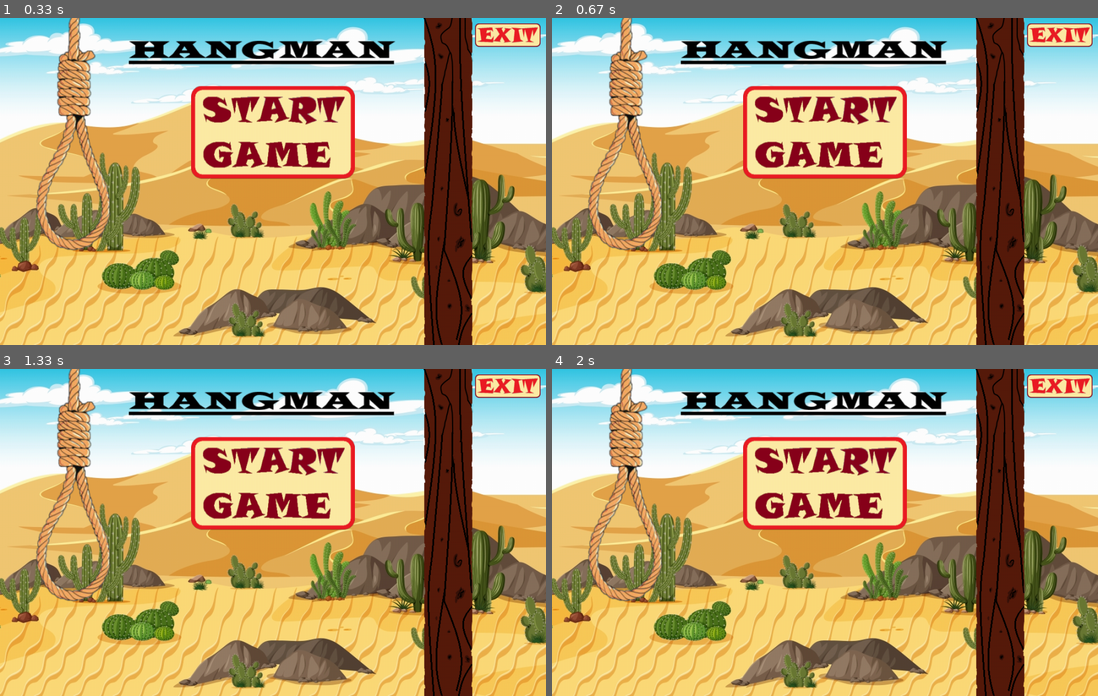
Above: before the commit, frames 1-4 (two rows, left to right).
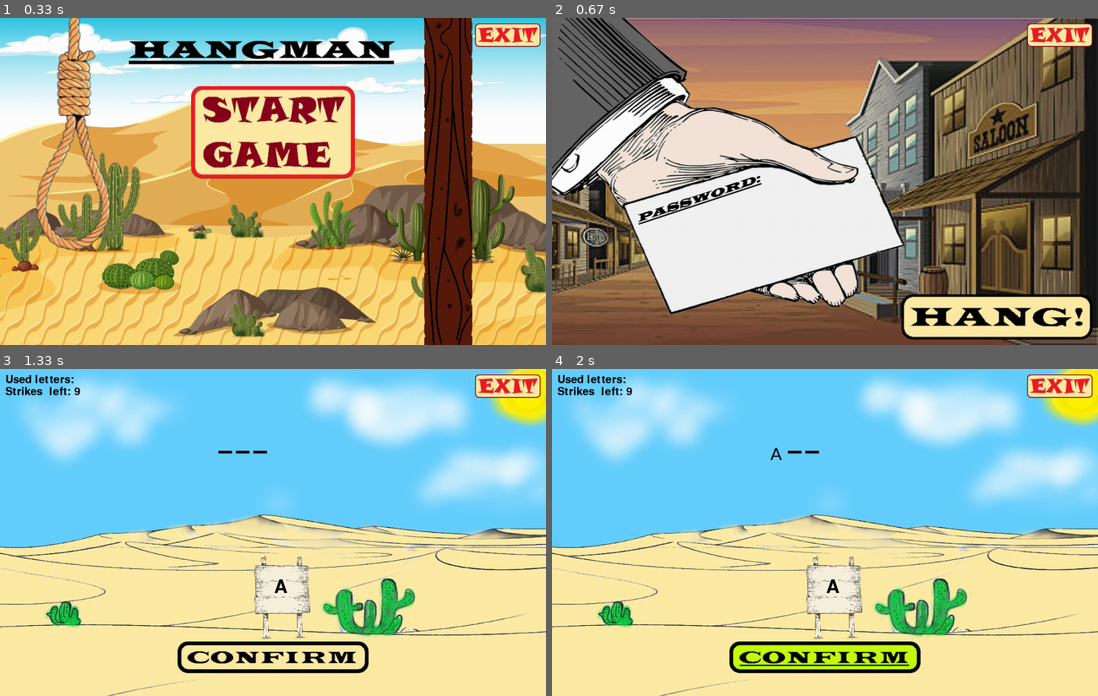
Above: after the commit, the same moments.

Repository: lefcho/Pygame
Game: pygame game, started from Hangman/hangman.py
Same seed, same stepped clock (60 frames per second), same inputs: the game is played once before the commit and once after it.
Inputs (mouse positions are in pixels of both pictures, inside the frame that each line leads up to):
- Up to frame 1 (0.33 s): no input
- Up to frame 2 (0.67 s): tap Enter at 0.33 s
- Up to frame 3 (1.33 s): type "ann" at 0.67 s; tap Enter at 1 s; type "a" at 1.22 s
- Up to frame 4 (2 s): tap Enter at 1.35 s; click (825, 656) at 1.82 s

Frame 1 is identical in both runs. In frame 2, 97% of the frame differs, in the area x 0-100%, y 0-100%; in frame 3, 96%; in frame 4, 96%.

Commit message:
ALMOST DONE 2

Diff:
--- a/Hangman/button.py
+++ b/Hangman/button.py
@@ -1,4 +1,5 @@
 import pygame
+pygame.init()
 
 
 class Button:
--- a/Hangman/hangman.py
+++ b/Hangman/hangman.py
@@ -1,6 +1,7 @@
 import pygame
 import os
 import button
+import sys
 
 pygame.init()
 pygame.mixer.init()
@@ -12,11 +13,9 @@
 FONT_SIZE = 30
 FONT = pygame.font.SysFont('widelatin', FONT_SIZE)
 GUESS_FONT = pygame.font.SysFont("widelatin", FONT_SIZE + 20)
+WINNER_FONT = pygame.font.SysFont("widelatin", FONT_SIZE + 15)
 ANSWER_FONT = pygame.font.SysFont("calibri", FONT_SIZE + 5)
-END_MESSAGE_BG_HEIGHT = 250
-END_MESSAGE_BG_WIDTH = 500
-END_MESSAGE_BACKGROUND = (pygame.Rect
-                          (SCREEN_WIDTH / 2, SCREEN_HEIGHT / 2 - END_MESSAGE_BG_HEIGHT / 2, END_MESSAGE_BG_WIDTH, END_MESSAGE_BG_HEIGHT))
+SMALL_FONT = pygame.font.SysFont("widelatin", FONT_SIZE - 5)
 
 EXIT_BUTTON_W = 120
 EXIT_BUTTON_H = 43
@@ -28,6 +27,8 @@
 LETTER_HOLDER_H = 5
 CONFIRM_BUTTON_W = 350
 CONFIRM_BUTTON_H = 58
+END_MESSAGE_BG_HEIGHT = 286
+END_MESSAGE_BG_WIDTH = 500
 
 BLACK = (0, 0, 0)
 GREEN = (82, 209, 50)
@@ -45,7 +46,9 @@
 HANG_IMG_SELECTED = pygame.image.load(os.path.join('Pictures', 'Hang_button - selected.png'))
 CONFIRM_IMG_UNSELECTED = pygame.image.load(os.path.join('Pictures', 'confirm_unselected.png'))
 CONFIRM_IMG_SELECTED = pygame.image.load(os.path.join('Pictures', 'confirm_selected.png'))
-
+RESTART_IMG_UNSELECTED = pygame.image.load(os.path.join('Pictures', 'restart_img_unselected.png'))
+RESTART_IMG_SELECTED = pygame.image.load(os.path.join('Pictures', 'restart_img_selected.png'))
+WOODEN_SIGN_IMG = pygame.image.load(os.path.join('Pictures', 'Wooden Sign.png'))
 
 HANGMAN_STAGE_1 = pygame.image.load(os.path.join('Pictures', 'hangman_stage_1.png'))
 HANGMAN_STAGE_2 = pygame.image.load(os.path.join('Pictures', 'hangman_stage_2.png'))
@@ -56,6 +59,14 @@
 HANGMAN_STAGE_7 = pygame.image.load(os.path.join('Pictures', 'hangman_stage_7.png'))
 HANGMAN_STAGE_8 = pygame.image.load(os.path.join('Pictures', 'hangman_stage_8.png'))
 HANGMAN_STAGE_FINAL = pygame.image.load(os.path.join('Pictures', 'hangman_dead.png'))
+
+START_SOUND = pygame.mixer.Sound(os.path.join('Sounds', 'revolver_cock.mp3'))
+FIRE_SOUND = pygame.mixer.Sound(os.path.join('Sounds', 'shotgun-firing.mp3'))
+TYPE_SOUND = pygame.mixer.Sound(os.path.join('Sounds', 'type-writing-single.mp3'))
+BELL_SOUND = pygame.mixer.Sound(os.path.join('Sounds', 'church_bell.mp3'))
+HAMMERING_SOUND = pygame.mixer.Sound(os.path.join('Sounds', 'hammering-nail.mp3'))
+ROPE_SOUND = pygame.mixer.Sound(os.path.join('Sounds', 'rope-sound.mp3'))
+DING_SOUND = pygame.mixer.Sound(os.path.join('Sounds', 'ding-sound.mp3'))
 
 start_button = (button.Button
                 (SCREEN_WIDTH / 2 - START_BUTTON_W / 2, SCREEN_HEIGHT / 2 - START_BUTTON_H / 2 - 90,
@@ -68,9 +79,10 @@
 confirm_button = (button.Button
                   (SCREEN_WIDTH / 2 - CONFIRM_BUTTON_W / 2, 500,
                    CONFIRM_IMG_UNSELECTED, CONFIRM_IMG_SELECTED))
-
-
-def track_answers(password, guess, list_of_holders, used_letters_list, initiate):
+restart_button = button.Button(SCREEN_WIDTH / 2 - RESTART_IMG_SELECTED.get_width() / 2, 500, RESTART_IMG_UNSELECTED, RESTART_IMG_SELECTED)
+
+
+def track_answers(password, guess, list_of_holders, used_letters_list, initiate, stage):
     x_position = 400
     list_of_matches = []
     password_list = []
@@ -85,21 +97,25 @@
             list_of_holders.append(let_hold)
 
     if guess in password_list:
+        DING_SOUND.play()
         for char in password_list:
             if char == guess:
                 list_of_matches.append(password_list.index(char))
                 current_index = password_list.index(char)
                 password_list[current_index] = " "
-                # print(list_of_matches)
         for index in list_of_matches:
             lst_letter_and_x = [guess]
             current_x_pos = list_of_holders[index][0]
             lst_letter_and_x.append(current_x_pos)
             list_of_holders[index] = lst_letter_and_x
+    elif guess:
+        stage -= 1
+        if stage == 8 or stage == 7:
+            HAMMERING_SOUND.play()
+        elif 0 <= stage < 7:
+            ROPE_SOUND.play()
 
     for let_holder in list_of_holders:
-        # print(let_holder)
-        # print(list_of_holders)
         if isinstance(let_holder[0], str):
             pass
             letter = ANSWER_FONT.render(let_holder[0], True, BLACK)
@@ -110,7 +126,7 @@
 
     initiate = True
     guess = ''
-    return initiate, guess, used_letters_list, current_answer
+    return initiate, guess, used_letters_list, current_answer, stage
 
 
 def draw_used_letters(used_letters, password, font, color, x, y):
@@ -170,8 +186,8 @@
 
 
 def draw_winner(text):
-    draw_text = GUESS_FONT.render(text, 1, GREEN)
-    pygame.draw.rect(screen, BLACK, END_MESSAGE_BACKGROUND)
+    draw_text = WINNER_FONT.render(text, 1, BLACK)
+    screen.blit(WOODEN_SIGN_IMG, (SCREEN_WIDTH - END_MESSAGE_BG_WIDTH, 165))
     screen.blit(draw_text, (SCREEN_WIDTH - END_MESSAGE_BG_WIDTH + (END_MESSAGE_BG_WIDTH - draw_text.get_width()) / 2,
                             SCREEN_HEIGHT / 2 - draw_text.get_height() / 2 - 60))
 
@@ -190,6 +206,7 @@
     current_answer = ''
     list_of_holders = []
     used_letters_list = []
+    stage = 9
     initiate = False
     while run:
         clock.tick(FPS)
@@ -197,26 +214,30 @@
             screen.blit(TITLE_BACKGROUND, (0, 0))
 
             if start_button.draw(screen):
+                START_SOUND.play()
                 entering_password = True
                 welcome_screen = False
 
             if exit_button.draw(screen):
                 run = False
+                sys.exit()
 
         if entering_password:
             screen.blit(PASSWORD_BACKGROUND, (0, 0))
             draw_entering_password(password, FONT, BLACK, 380, 400)
             if exit_button.draw(screen):
                 run = False
+                sys.exit()
 
             if hang_button.draw(screen) and password:
+                FIRE_SOUND.play()
                 hanging_time = True
                 entering_password = False
 
         if hanging_time:
             screen.blit(DESERT_BACKGROUND, (0, 0))
-            initiate, confirmed_guess, used_letters_list, current_answer = (track_answers
-                                                                            (password, confirmed_guess, list_of_holders, used_letters_list, initiate))
+            initiate, confirmed_guess, used_letters_list, current_answer, stage =\
+                (track_answers(password, confirmed_guess, list_of_holders, used_letters_list, initiate, stage))
             draw_entering_guess(letter_guess, GUESS_FONT, BLACK, 515, 400)
             strikes = draw_used_letters(used_letters_list, password, FONT, BLACK, 10, 10)
             draw_hangman(strikes)
@@ -225,6 +246,7 @@
                 if letter_guess not in used_letters_list:
                     confirmed_guess = letter_guess
                     used_letters_list.append(confirmed_guess)
+
 
             if strikes <= 0:
                 win = False
@@ -237,18 +259,31 @@
 
             if exit_button.draw(screen):
                 run = False
+                sys.exit()
 
         if ending_screen:
             if not win:
                 draw_winner("HANGED!")
+                loser_text = SMALL_FONT.render('The password was: ', 1, BLACK)
+                password_text = SMALL_FONT.render(password, 1, BLACK)
+                pass_width = password_text.get_width()
+                screen.blit(password_text, [(750 - (pass_width / 2)), 370])
+                screen.blit(loser_text, (550, 300))
             else:
                 draw_winner("SAVED!")
+
+            if restart_button.draw(screen):
+                BELL_SOUND.play()
+                main()
+
             if exit_button.draw(screen):
                 run = False
+                sys.exit()
 
         for event in pygame.event.get():
             if event.type == pygame.TEXTINPUT:
                 if entering_password:
+                    TYPE_SOUND.play()
                     password += event.text.upper()
                 elif hanging_time:
                     letter_guess = event.text.upper()
@@ -256,17 +291,27 @@
             if event.type == pygame.KEYDOWN:
                 if event.key == pygame.K_BACKSPACE:
                     if entering_password:
+                        TYPE_SOUND.play()
                         password = password[:-1]
+                if event.key == (pygame.K_RETURN or pygame.K_KP_ENTER) and welcome_screen:
+                    START_SOUND.play()
+                    entering_password = True
+                    welcome_screen = False
                 if event.key == (pygame.K_RETURN or pygame.K_KP_ENTER) and password and entering_password:
+                    FIRE_SOUND.play()
                     hanging_time = True
                     entering_password = False
                 if event.key == (pygame.K_RETURN or pygame.K_KP_ENTER) and letter_guess and hanging_time:
                     if letter_guess not in used_letters_list:
                         confirmed_guess = letter_guess
                         used_letters_list.append(confirmed_guess)
+                if event.key == (pygame.K_RETURN or pygame.K_KP_ENTER) and ending_screen:
+                    BELL_SOUND.play()
+                    main()
 
             if event.type == pygame.QUIT:
                 run = False
+                sys.exit()
 
         pygame.display.update()
         pygame.display.flip()
Binary file added: Hangman/Pictures/Wooden Sign.png
Binary file added: Hangman/Pictures/restart_img_selected.png
Binary file added: Hangman/Pictures/restart_img_unselected.png
Not shown, added: Hangman/Sounds/church_bell.mp3
Not shown, added: Hangman/Sounds/ding-sound.mp3
Not shown, added: Hangman/Sounds/hammering-nail.mp3
Not shown, added: Hangman/Sounds/revolver_cock.mp3
Not shown, added: Hangman/Sounds/rope-sound.mp3
Not shown, added: Hangman/Sounds/shotgun-firing.mp3
Not shown, added: Hangman/Sounds/type-writing-single.mp3
